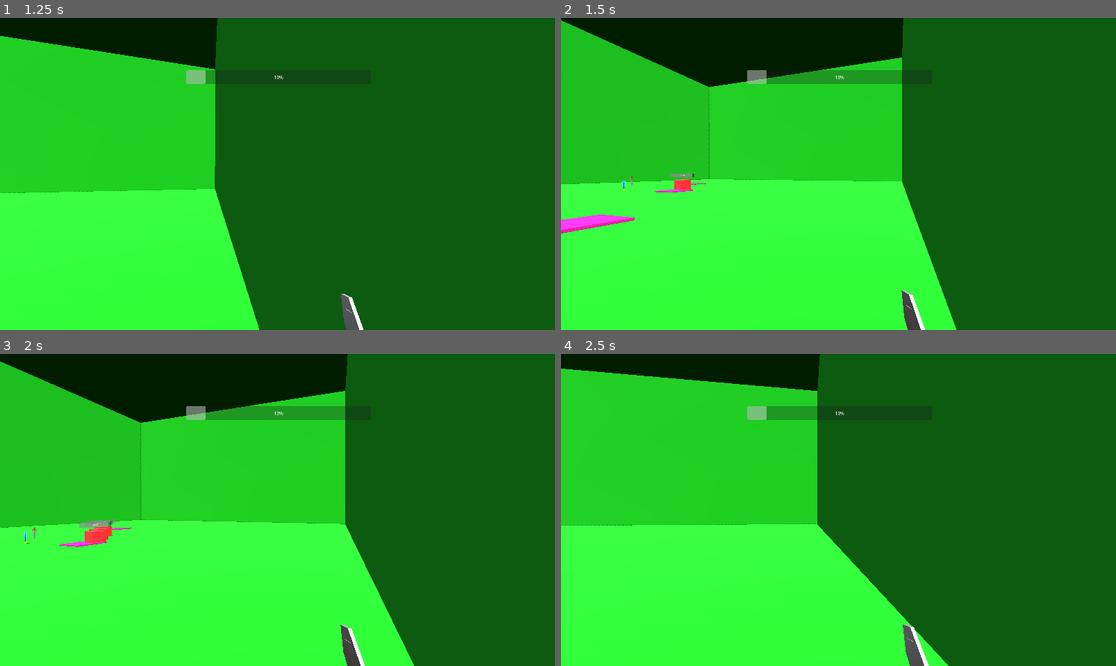
Above: before the commit, frames 1-4 (two rows, left to right).
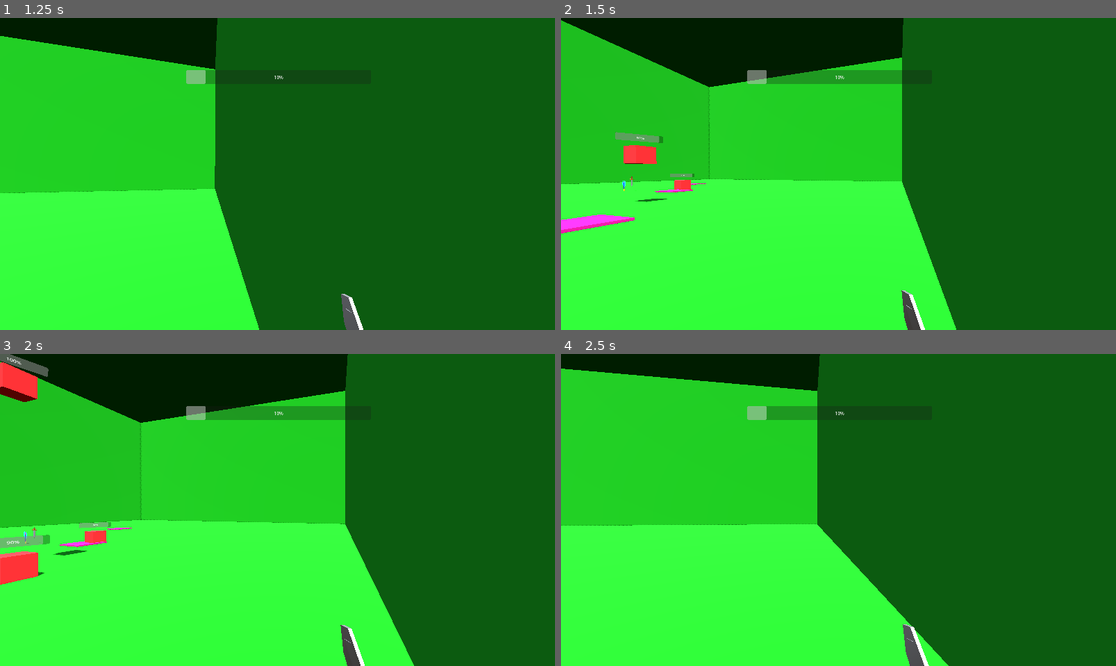
Above: after the commit, the same moments.

Repository: MrDragonMister/Raid_And_Rescue
Game: Godot game, scene res://scenes/world.tscn
The game is run twice, just before and just after one commit, with the same random seed, the same clock (stepped at 60 frames per second) and the same inputs.
Inputs (mouse positions are in pixels of both pictures, inside the frame that each line leads up to):
- Up to frame 1 (1.25 s): move the mouse to (305, 174) at 0.52 s; hold W (move_forwards) from 0.53 s (still down); tap C (spawn enemy) at 0.6 s; tap Space (jump) at 0.77 s
- Up to frame 2 (1.5 s): keep holding W (move_forwards); move the mouse to (810, 174) at 1.27 s; click (810, 174) at 1.35 s
- Up to frame 3 (2 s): keep holding W (move_forwards); tap Space (jump) at 1.52 s; tap C (spawn enemy) at 1.55 s
- Up to frame 4 (2.5 s): keep holding W (move_forwards); move the mouse to (849, 503) at 2.02 s; hold Shift (crouch) from 2.03 s (still down); tap C (spawn enemy) at 2.3 s

Frame 1 is identical in both runs. In frame 2, 0.6% of the frame differs, in the area x 9-25%, y 36-60%; in frame 3, 2.0%, in the area x 0-21%, y 0-74%; in frame 4, nothing differs.

Commit message:
you can now tell the code where to spawn the enemy

Diff:
--- a/scripts/enemy.gd
+++ b/scripts/enemy.gd
@@ -9,7 +9,7 @@
 
 func _ready():
 	health_bar.value = health
-	position = Vector3(0, 1, 0)
+	position = Global.enemy_spawnpos
 
 func _process(delta: float) -> void:
 	# Get the camera from the current viewport
--- a/scripts/enemy_manager.gd
+++ b/scripts/enemy_manager.gd
@@ -7,9 +7,9 @@
 # Called every frame. 'delta' is the elapsed time since the previous frame.
 func _process(delta: float) -> void:
 	if Input.is_action_just_pressed("spawn enemy"):
-		spawn_enemy()
+		spawn_enemy(Vector3(10, 10, 10))
 
-func spawn_enemy():
+func spawn_enemy(pos):
 	var mob = enemy_scene.instantiate()
-	#spawn_pos = position
+	Global.set_enemy_spawnpos(pos)
 	add_child(mob)
--- a/scripts/global.gd
+++ b/scripts/global.gd
@@ -2,9 +2,14 @@
 
 @onready var target_pos = Vector3()
 @onready var player_pos = Vector3.ZERO
+@onready var enemy_spawnpos = Vector3(0, 1, 0)
+
 
 func set_target(new_target_pos):
 	target_pos = new_target_pos
 
 func set_player_pos(new_player_pos):
 	player_pos = new_player_pos
+
+func set_enemy_spawnpos(position):
+	enemy_spawnpos = position
